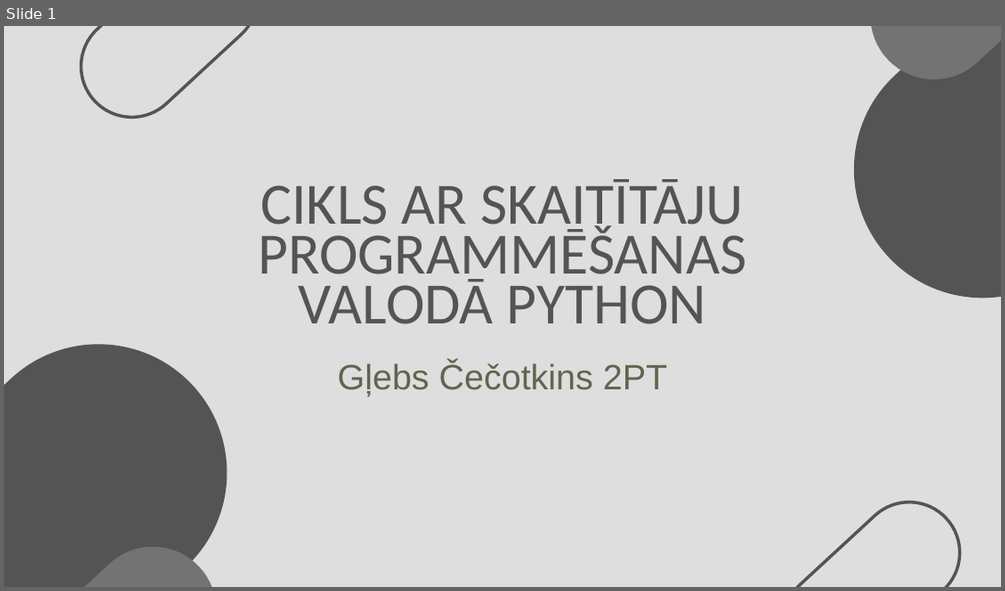
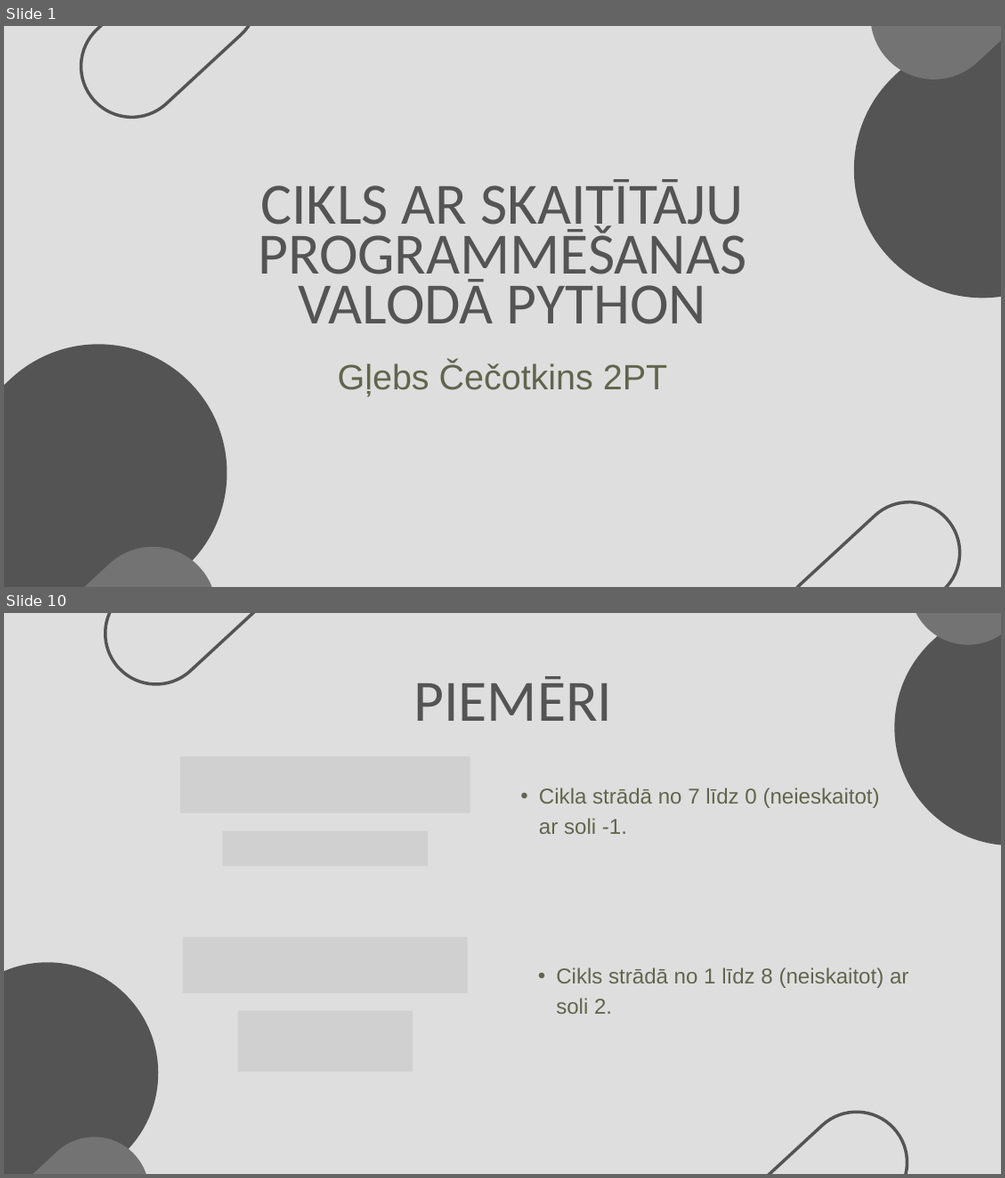
Before and after one commit to 123gleb123/Cecotkins_Eksamens2, a slide deck: Cikls ar skaitītāju programmēšanas valodā Python.pptx. Shown one above the other, each under a label of ours: slide 1 before the commit, slides 1 and 10 after it; the slides between them are not shown. The pictures are 1005x591 and 1005x1178 pixels, drawn with LibreOffice and Linux fonts; fonts in the diff are those of the drawing; grey boxes stand for pictures. Boxes give left, top, right and bottom in pixels: in the first picture for what was removed or moved away, otherwise in the second. Text is boxed around its words. In the diff, an @@ line names an element or a change of style, - is before the commit and + after.

```diff
--- a/Cikls ar skaitītāju programmēšanas valodā Python.pptx
+++ b/Cikls ar skaitītāju programmēšanas valodā Python.pptx
@@ slide 10 added at bbox=[4, 613, 1001, 1174], background #DEDEDE @@
@@ freeform shape added at bbox=[84, 613, 302, 706], outline #545454 4.5 pt @@
@@ freeform shape added at bbox=[846, 613, 1001, 894], fill #545454 @@
@@ freeform shape added at bbox=[885, 613, 1001, 669], fill #737373 @@
@@ text added at bbox=[413, 676, 612, 721], 84.5 pt, text #545454 @@
+PIEMĒRI
@@ picture added at bbox=[180, 756, 470, 813] @@
@@ text added at bbox=[539, 787, 880, 834], 31 pt, text #61654D @@
+  • Cikla strādā no 7 līdz 0 (neieskaitot) ar soli -1.
@@ picture added at bbox=[222, 831, 428, 866] @@
@@ freeform shape added at bbox=[4, 916, 204, 1174], fill #545454 @@
@@ picture added at bbox=[183, 936, 468, 993] @@
@@ text added at bbox=[556, 967, 908, 1013], 31 pt, text #61654D @@
+  • Cikls strādā no 1 līdz 8 (neiskaitot) ar soli 2.
@@ picture added at bbox=[238, 1011, 413, 1071] @@
@@ freeform shape added at bbox=[711, 1091, 928, 1174], outline #545454 4.5 pt @@
@@ freeform shape added at bbox=[4, 1114, 172, 1174], fill #737373 @@
```
Also in this commit, not shown: 15 other slides added, 9 slides removed, 1 other file.
